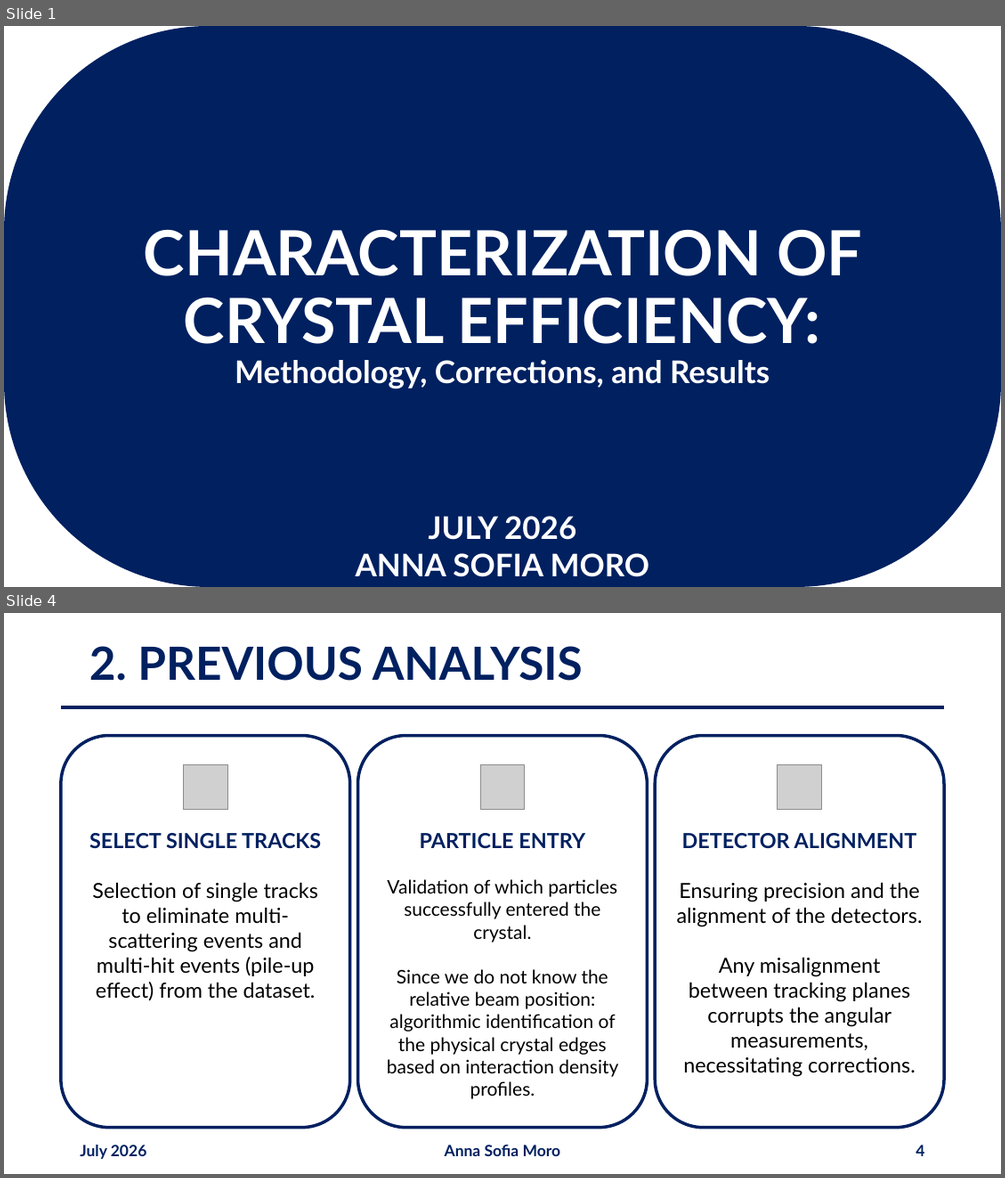
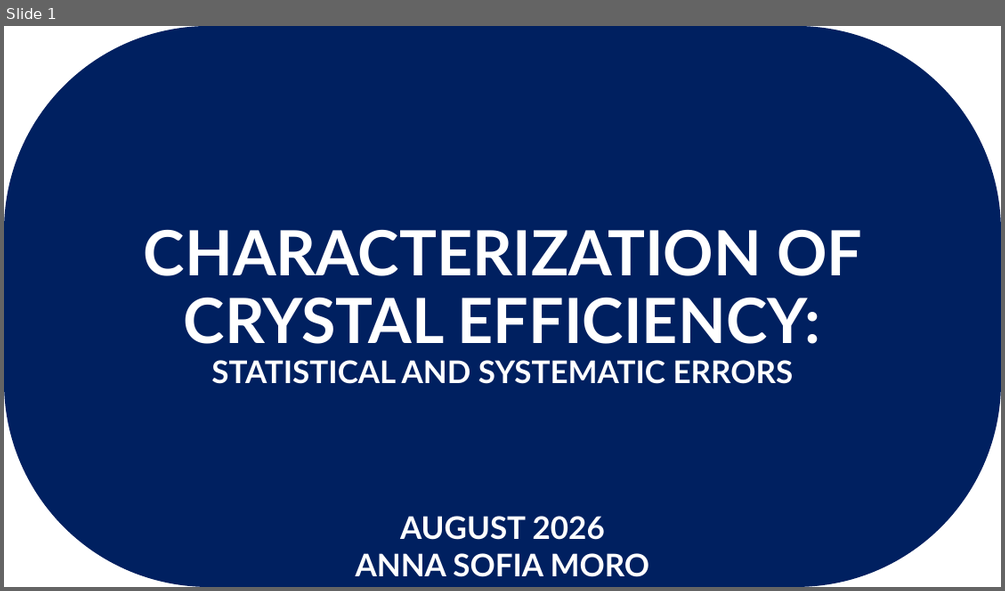
Before and after one commit to annaasofia/tesi, a slide deck: slides/week6.pptx. Shown one above the other, each under a label of ours: slides 1 and 4 before the commit, slide 1 after it; the slides between them are not shown. The pictures are 1005x1178 and 1005x591 pixels, drawn with LibreOffice and Linux fonts; fonts in the diff are those of the drawing; grey boxes stand for pictures. Boxes give left, top, right and bottom in pixels: in the first picture for what was removed or moved away, otherwise in the second. Text is boxed around its words. In the diff, an @@ line names an element or a change of style, - is before the commit and + after.

```diff
--- a/slides/week6.pptx
+++ b/slides/week6.pptx
@@ slide 4 removed at [4, 613, 1001, 1174], background #FFFFFF @@
@@ title removed at [89, 646, 582, 681] @@
-2. PREVIOUS ANALYSIS
@@ line removed from (61, 707) to (944, 707) @@
@@ rounded rectangle removed at [61, 736, 350, 1127] @@
-SELECT SINGLE TRACKS
-Selection of single tracks to eliminate multi-scattering events and multi-hit events (pile-up effect) from the dataset.
@@ rounded rectangle removed at [357, 736, 647, 1127] @@
-PARTICLE ENTRY
-Validation of which particles successfully entered the crystal.
-Since we do not know the relative beam position:
-algorithmic identification of the physical crystal edges based on interaction density profiles.
@@ rounded rectangle removed at [655, 736, 945, 1127] @@
-DETECTOR ALIGNMENT
-Ensuring precision and the alignment of the detectors.
-Any misalignment between tracking planes corrupts the angular measurements, necessitating corrections.
@@ picture removed at [184, 765, 227, 809] @@
@@ picture removed at [480, 765, 525, 809] @@
@@ picture removed at [777, 765, 821, 809] @@
@@ text removed at [80, 1144, 147, 1159] @@
-July 2026
@@ text removed at [445, 1144, 561, 1156] @@
-Anna Sofia Moro
@@ page number removed at [915, 1144, 924, 1156] @@
-4
@@ slide 1 changed as well @@
@@ text in rounded rectangle at [211, 360, 793, 384]: text changed @@
-Methodology, Corrections, and Results
+STATISTICAL AND SYSTEMATIC ERRORS
@@ text at [400, 516, 605, 540]: text changed @@
-JULY 2026
+AUGUST 2026
```
Also in this commit, not shown: 7 other slides changed, 1 slide added, 20 other slides removed, 2 other files.
